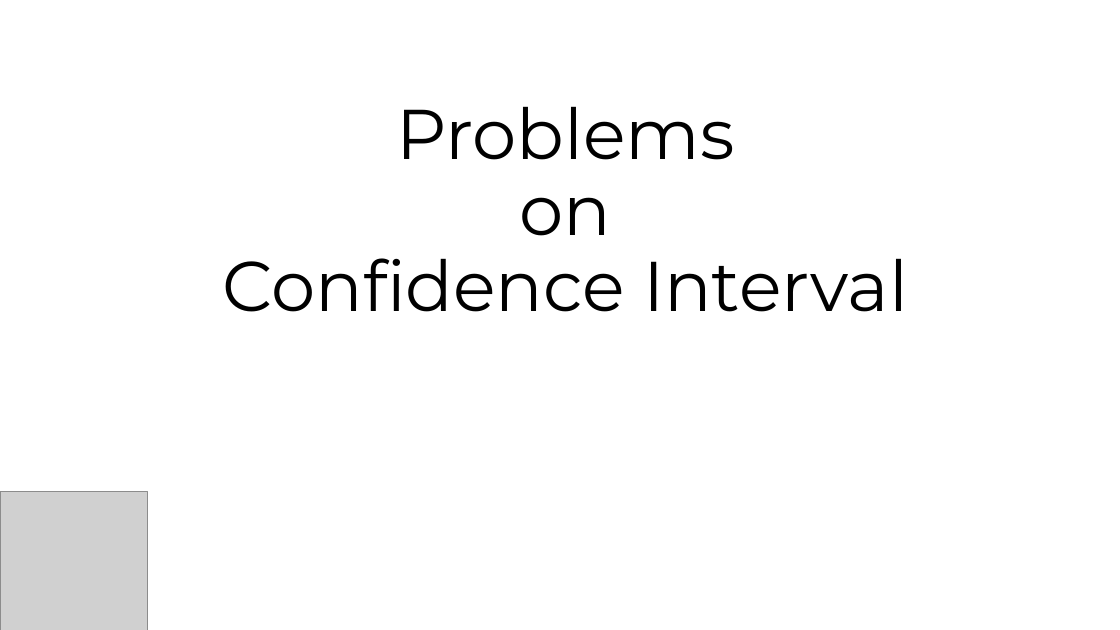
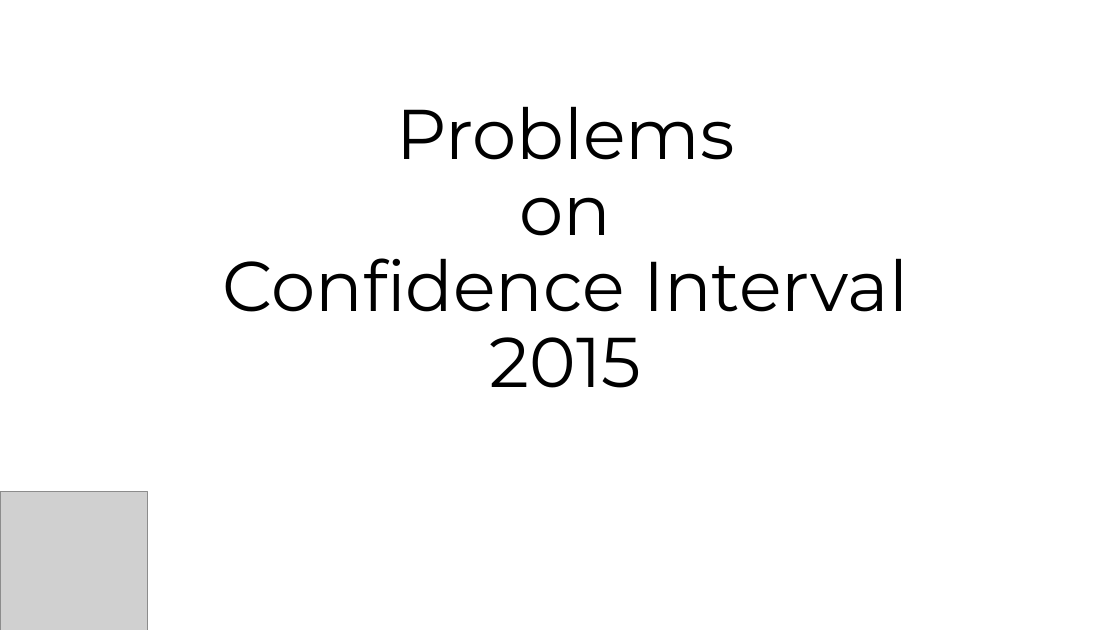
Before and after one commit to SungchulLee/statistics, a slide deck: slide 1 of 신뢰구간 임용고시 2015.pptx. Drawn at 1120x630 pixels with LibreOffice and Linux fonts; fonts in the diff are those of the drawing; grey boxes stand for pictures. Boxes give left, top, right and bottom in pixels: in the first picture for what was removed or moved away, otherwise in the second. Text is boxed around its words. In the diff, an @@ line names an element or a change of style, - is before the commit and + after.

Commit message:
update link

```diff
--- a/신뢰구간 임용고시 2015.pptx
+++ b/신뢰구간 임용고시 2015.pptx
@@ title at [223,106,908,388]: text changed @@
-Problems
-on
-Confidence Interval
+Problems
+on
+Confidence Interval
+2015
```
